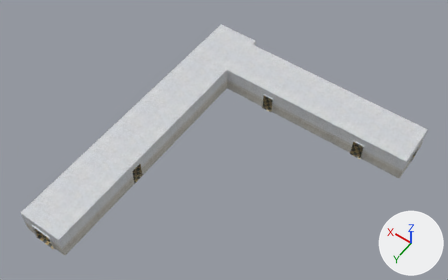
One commit to the FBX model Assets/GameModule/FBX/AsylumBuilding/CorridorA_B.fbx: the scene before it, then after it.
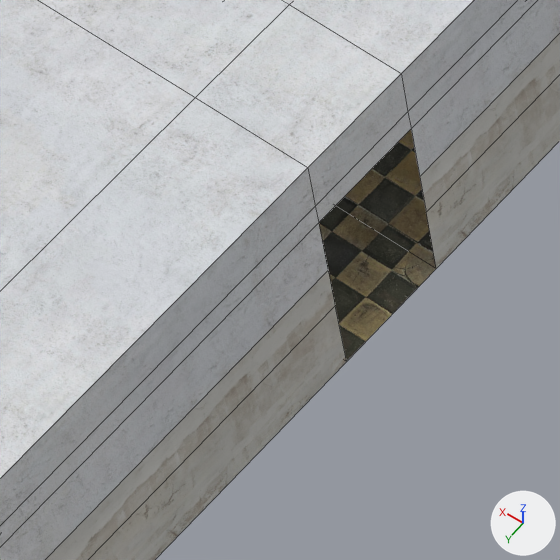
Each version appears first whole from a 50 mm camera at (-28.4, 12.14, 47.46) aimed at (-8.34, -15.95, 3.31), and next in a close-up on the part from 23% to 34% of the width and 54% to 72% of the height. Every picture has the same lights, and +X, +Y and +Z are marked at lower right. The close-ups show mesh edges as thin lines.

Objects in the first close-up: 'CorridorA_B'.
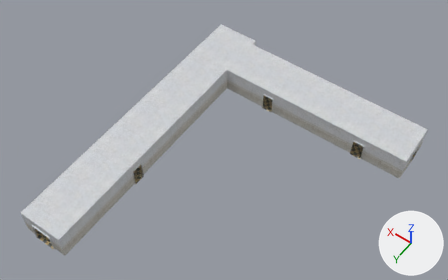
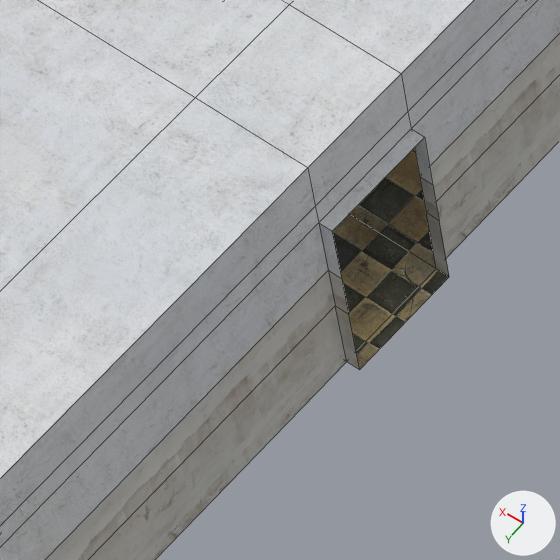
Boxes [x1, y1, x2, y2] around the edits, measured in the close-ups (560 x 560 px):
part 1 of me_cube_130, added
    after: [319, 129, 449, 370]

What the commit changed:
me_cube_130 is used by ob_corridora_b; location (-0.8, -23.579, 1.0).
Verts and faces of me_cube_130; kept vertices keep their numbers, new ones are numbered from 370.
Before the commit, vertices of me_cube_130: 90 (-2.3, 14.4, -1.0) at pixel (346, 361), 91 (-2.3, 13.3, -1.0) at pixel (436, 268), 275 (-2.3, 13.3, 1.0) at pixel (411, 128), 276 (-2.3, 13.3, 0.3) at pixel (419, 176), 277 (-2.3, 13.3, -0.2) at pixel (426, 212).
Before the commit, vertices of me_cube_130: 279 (-2.3, 14.4, 1.0) at pixel (318, 222), 280 (-2.3, 14.4, 0.3) at pixel (328, 270), 281 (-2.3, 14.4, -0.2) at pixel (335, 305).
me_cube_130 had 370 vertices, 337 faces and spanned x -22.0..2.2, y -5.5..23.6, z -1.0..1.7.
me_cube_130 now has 378 vertices, 345 faces and spans x -22.0..2.2, y -5.5..23.6, z -1.0..1.7.
Part 1, on me_cube_130:
New vertices 370 to 377 stand at vertices 90, 91, 275, 276, 277, 279, 280, 281, in that order, plus (-0.2, 0.0, 0.0).
New faces: (275, 372, 375, 279), (279, 375, 376, 280), (275, 276, 373, 372) (mat_walltiled_15x15).
New faces: (280, 376, 377, 281), (91, 371, 374, 277), (276, 277, 374, 373), (90, 281, 377, 370) (mat_sil_15x15_yellow).
New faces: (90, 370, 371, 91) (mat_floor_20x20).
